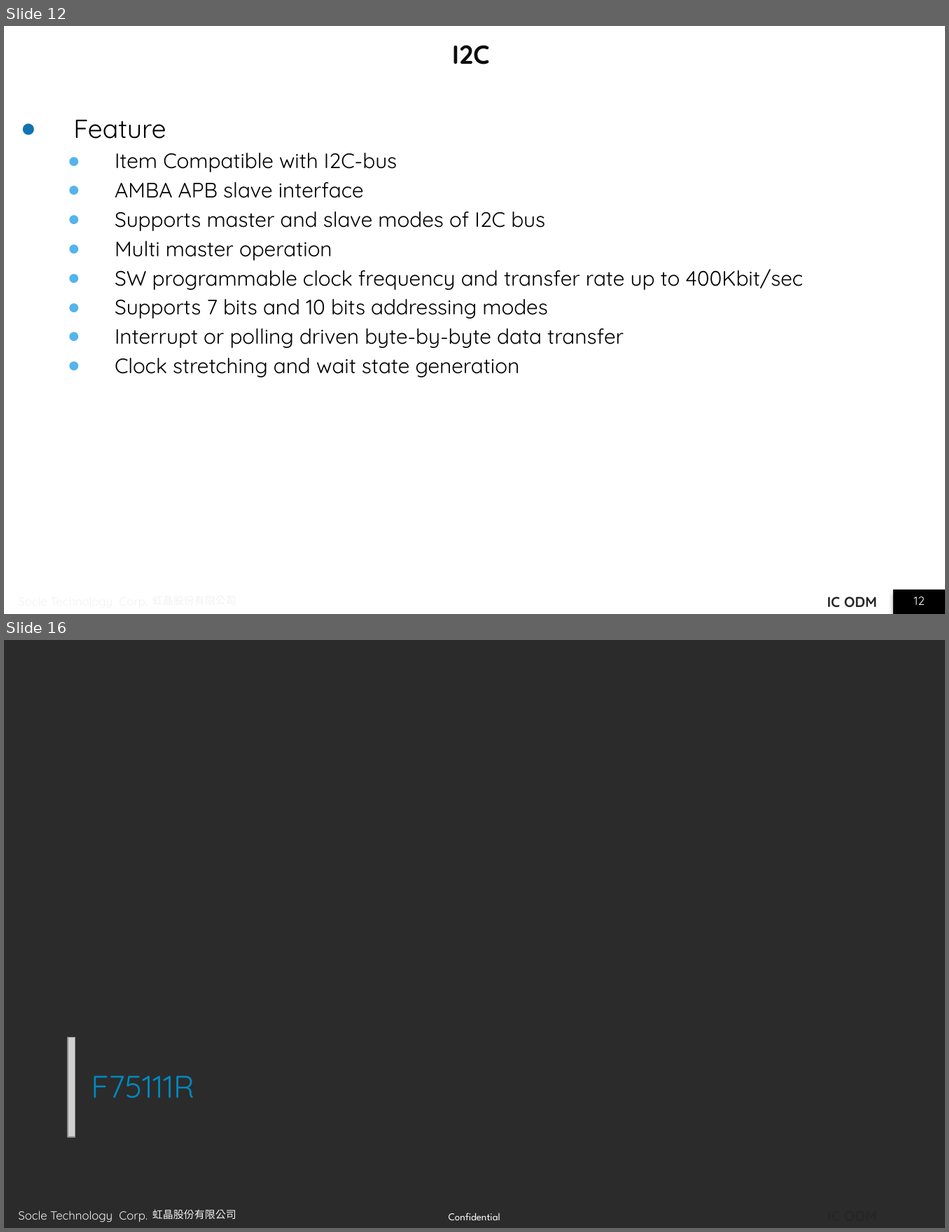
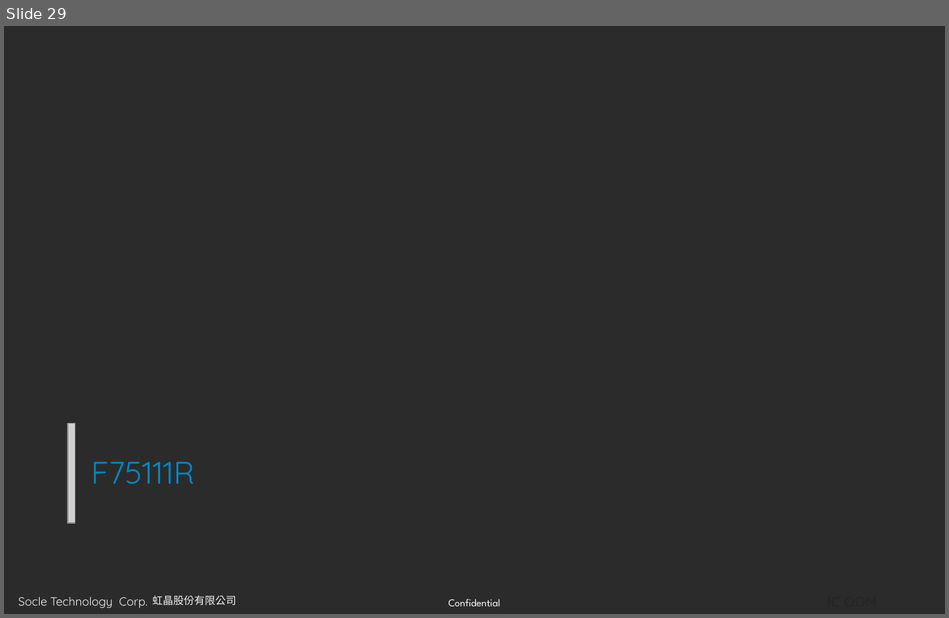
Before and after one commit to JomaskTsai/ppt_linux, a slide deck: spi_report_ben.pptx. Shown one above the other, each under a label of ours: slides 12 and 16 before the commit, slide 29 after it; the slides between them are not shown. The pictures are 949x1232 and 949x618 pixels, drawn with LibreOffice and Linux fonts; fonts in the diff are those of the drawing; grey boxes stand for pictures; background and template pictures are left out; a plain dark background stands for a picture behind light text. Boxes give left, top, right and bottom in pixels: in the first picture for what was removed or moved away, otherwise in the second. Text is boxed around its words. In the diff, an @@ line names an element or a change of style, - is before the commit and + after.

```diff
--- a/spi_report_ben.pptx
+++ b/spi_report_ben.pptx
@@ slide 12 removed at box(4, 26, 945, 614), background picture (left out); not listed: 4 template elements that a slide beside it also shows @@
@@ title removed at box(452, 45, 490, 64) @@
-I2C
@@ text removed at box(73, 120, 803, 377) @@
-● Feature
-  ● Item Compatible with I2C-bus
-  ● AMBA APB slave interface
-  ● Supports master and slave modes of I2C bus
-  ● Multi master operation
-  ● SW programmable clock frequency and transfer rate up to 400Kbit/sec
-  ● Supports 7 bits and 10 bits addressing modes
-  ● Interrupt or polling driven byte-by-byte data transfer
-  ● Clock stretching and wait state generation
@@ rectangle removed at box(893, 590, 945, 614) @@
@@ page number removed at box(914, 596, 924, 605) @@
-12
@@ what was slide 16 is now slide 29 @@
```
Also in this commit, not shown: 4 slides changed, 20 slides added, 15 other slides removed.
